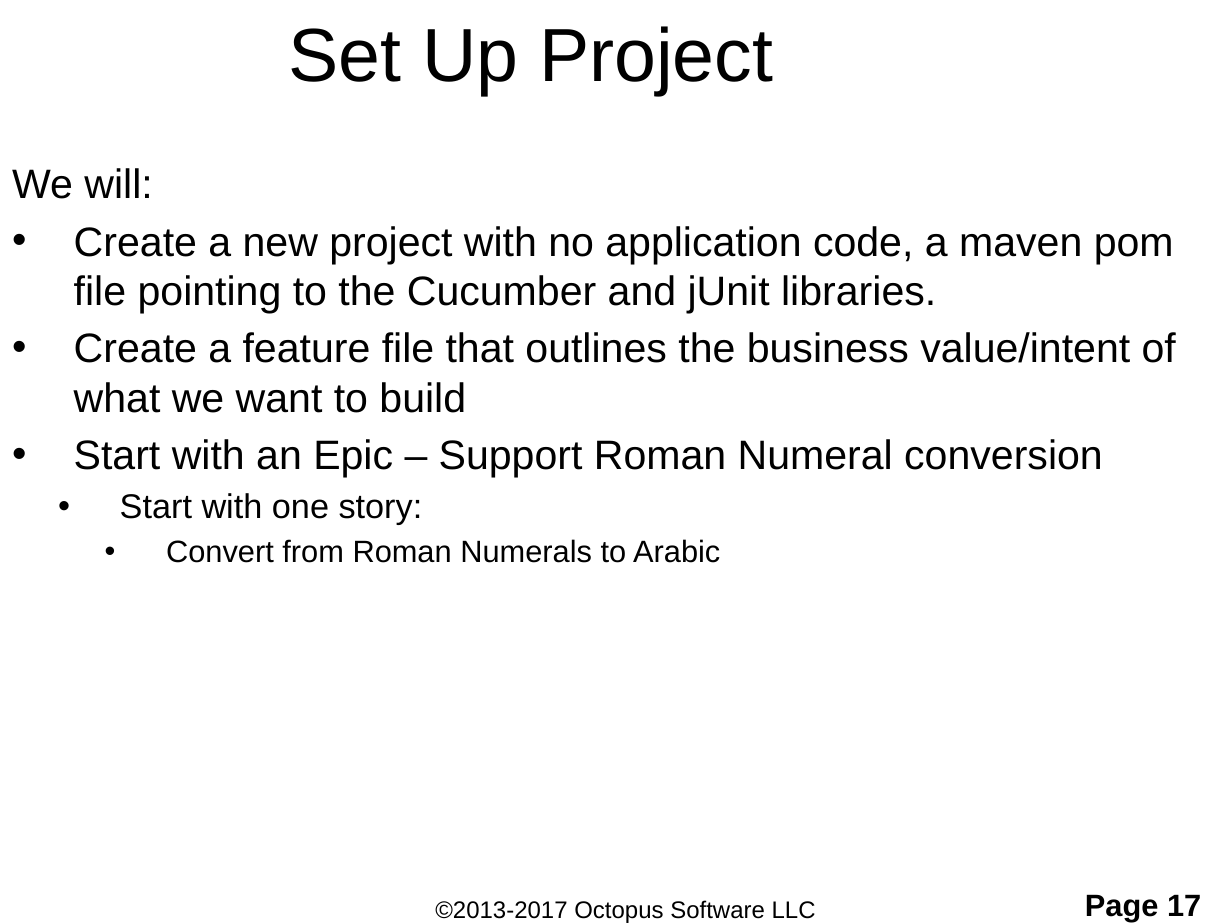
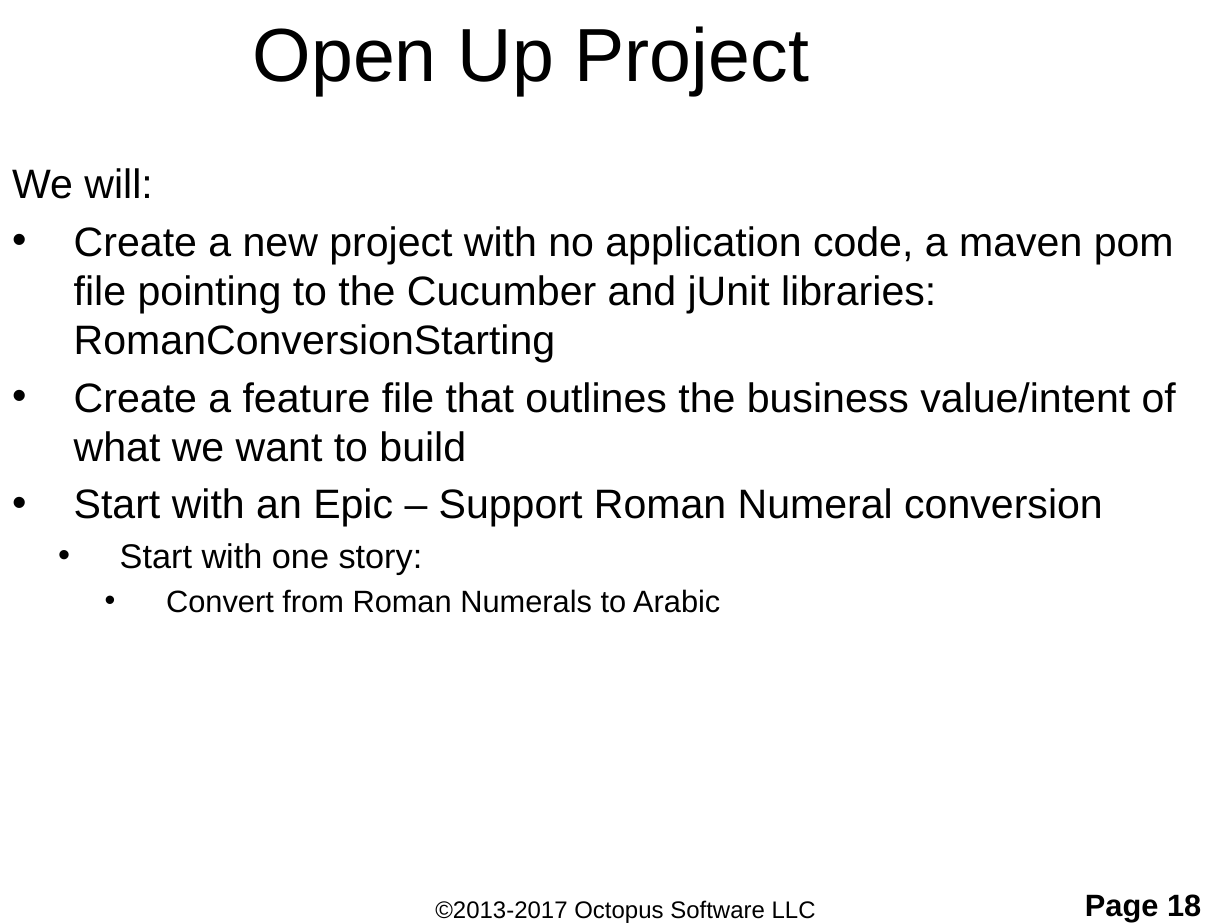
Before and after one commit to ShaneOctopus/RomanConversionStarting, a slide deck: slide 18 of workingFiles/TDD and BDD.pptx (slide 17 before the commit). Drawn at 1232x924 pixels with LibreOffice and Linux fonts; fonts in the diff are those of the drawing; background and template pictures are left out. Boxes give left, top, right and bottom in pixels: in the first picture for what was removed or moved away, otherwise in the second. Text is boxed around its words. In the diff, an @@ line names an element or a change of style, - is before the commit and + after.

```diff
--- a/workingFiles/TDD and BDD.pptx
+++ b/workingFiles/TDD and BDD.pptx
@@ title at box(253, 26, 809, 95): text changed @@
-Set Up Project
+Open Up Project
@@ text at box(74, 226, 1174, 363): text changed @@
-• Create a new project with no application code, a maven pom file pointing to the Cucumber and jUnit libraries.
+• Create a new project with no application code, a maven pom file pointing to the Cucumber and jUnit libraries: RomanConversionStarting
@@ page number at box(1085, 894, 1201, 921): text changed @@
-Page 17
+Page 18
```
Also in this commit, not shown: 13 other slides changed, 1 slide added, 1 other file.
